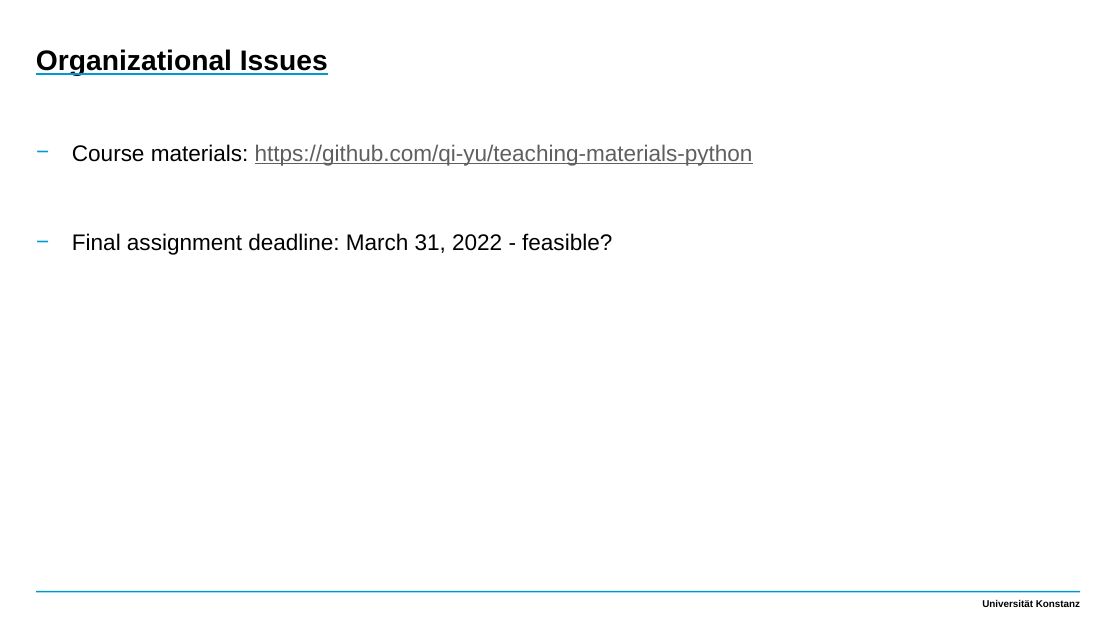
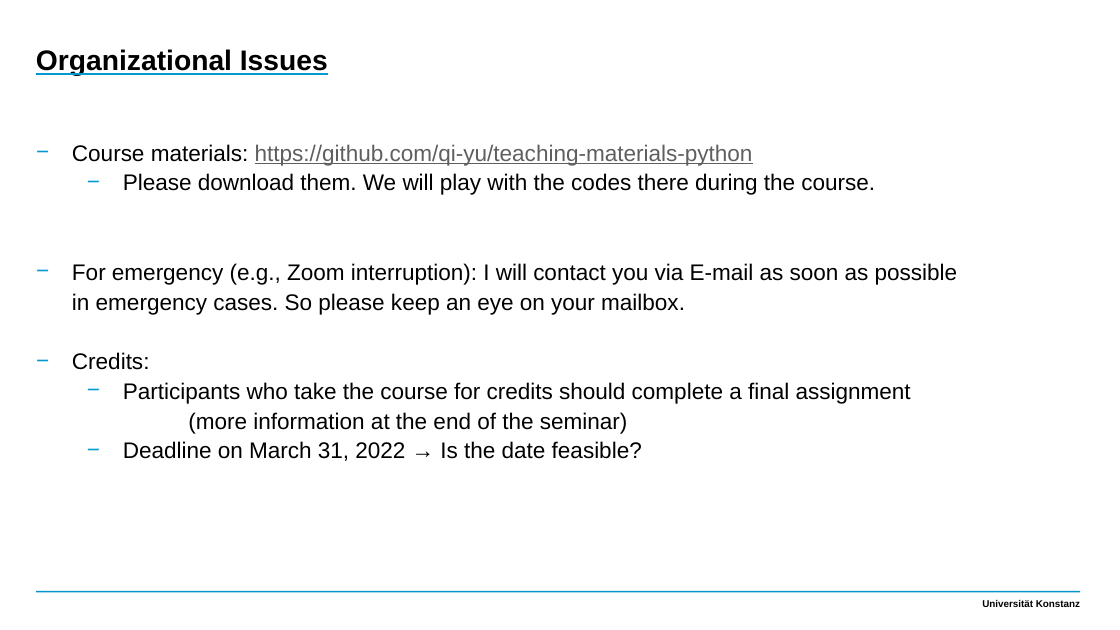
Before and after one commit to qi-yu/teaching-materials-python, a slide deck: slide 5 of slides/1_introduction.pptx. Drawn at 1120x630 pixels with LibreOffice and Linux fonts; fonts in the diff are those of the drawing. Boxes give left, top, right and bottom in pixels: in the first picture for what was removed or moved away, otherwise in the second. Text is boxed around its words. In the diff, an @@ line names an element or a change of style, - is before the commit and + after.

```diff
--- a/slides/1_introduction.pptx
+++ b/slides/1_introduction.pptx
@@ text at [72, 173, 958, 461]: text changed @@
-    − Final assignment deadline: March 31, 2022 - feasible?
+      − Please download them. We will play with the codes there during the course.
+    − For emergency (e.g., Zoom interruption): I will contact you via E-mail as soon as possible in emergency cases. So please keep an eye on your mailbox.
+    − Credits:
+      − Participants who take the course for credits should complete a final assignment
+      (more information at the end of the seminar)
+      − Deadline on March 31, 2022 → Is the date feasible?
```
Also in this commit, not shown: 4 other slides changed, 1 other file.
